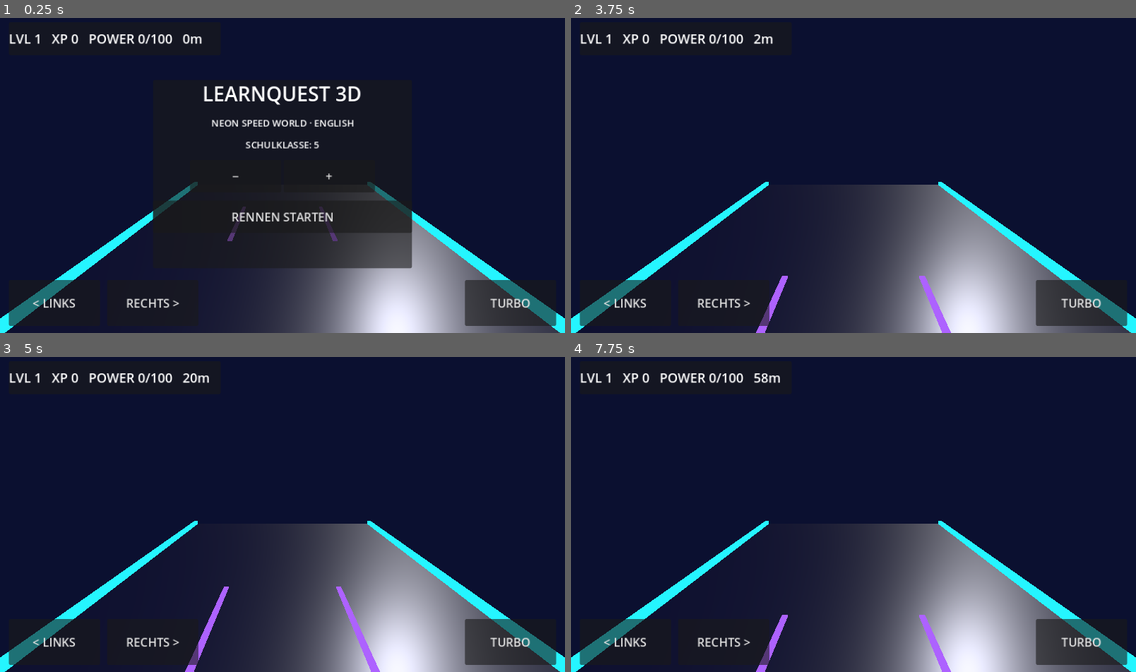
Above: before the commit, frames 1-4 (two rows, left to right).
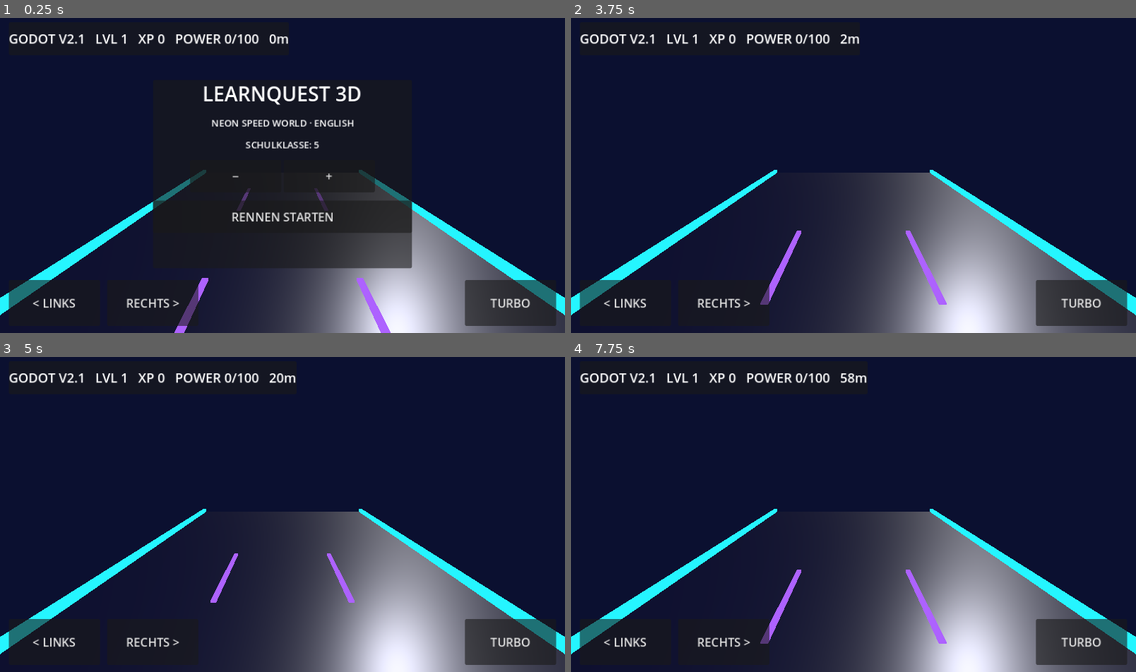
Above: after the commit, the same moments.

Repository: mtothek0703/learnquest-unity-web
Game: Godot game, scene res://main.tscn
Same seed, same stepped clock (60 frames per second), same inputs: the game is played once before the commit and once after it.
Inputs:
- Up to frame 1 (0.25 s): no input
- Up to frame 2 (3.75 s): click "RECHTS >" at 0.5 s; click "TURBO" at 1.25 s; click "−" at 2 s; click "+" at 2.75 s; click "RENNEN STARTEN" at 3.5 s
- Up to frame 3 (5 s): hold Right from 4.28 s (still down)
- Up to frame 4 (7.75 s): release Right at 5.03 s; hold S 5.03-5.78 s; hold Right 5.78-7.28 s; hold Left from 7.28 s (still down)

The runs differ from the first frame. In frame 1, 6.9% of the frame differs, in the area x 0-100%, y 5-100%; in frame 2, 7.9%; in frame 3, 7.8%; in frame 4, 7.9%.

Commit message:
debug(godot): frame animated hero prominently and show visible version tag

Diff:
--- a/godot/world.gd
+++ b/godot/world.gd
@@ -88,9 +88,9 @@
     add_child(sun)
 
     var camera := Camera3D.new()
-    camera.position = Vector3(0, 4.0, 9.3)
+    camera.position = Vector3(0, 3.6, 7.4)
     camera.rotation_degrees = Vector3(-12, 180, 0)
-    camera.look_at(Vector3(0, 1.35, -1.0))
+    camera.look_at(Vector3(0, 1.45, 1.0))
     camera.fov = 64
     add_child(camera)
     camera.current = true
@@ -110,8 +110,16 @@
     rider = hero_script.new()
     rider.name = "Animated Hover Hero"
     rider.position = Vector3(0, 0, 1.9)
-    rider.scale = Vector3(1.15, 1.15, 1.15)
+    rider.scale = Vector3(1.55, 1.55, 1.55)
     add_child(rider)
+    # Highly visible, temporary visual check anchored to the rider.
+    var marker := OmniLight3D.new()
+    marker.name = "Hero visibility marker"
+    marker.light_color = Color("#26efff")
+    marker.light_energy = 3.0
+    marker.omni_range = 5.0
+    rider.add_child(marker)
+    marker.position = Vector3(0, 2, 0)
 
     moving = Node3D.new()
     moving.name = "Moving city"
@@ -284,7 +292,7 @@
 
 func _refresh_hud() -> void:
     if hud != null:
-        hud.text = "LVL %d   XP %d   POWER %d/100   %dm" % [1 + xp / 200, xp, power, int(distance)]
+        hud.text = "GODOT V2.1   LVL %d   XP %d   POWER %d/100   %dm" % [1 + xp / 200, xp, power, int(distance)]
 
 func _process(delta: float) -> void:
     if feedback_time > 0:
